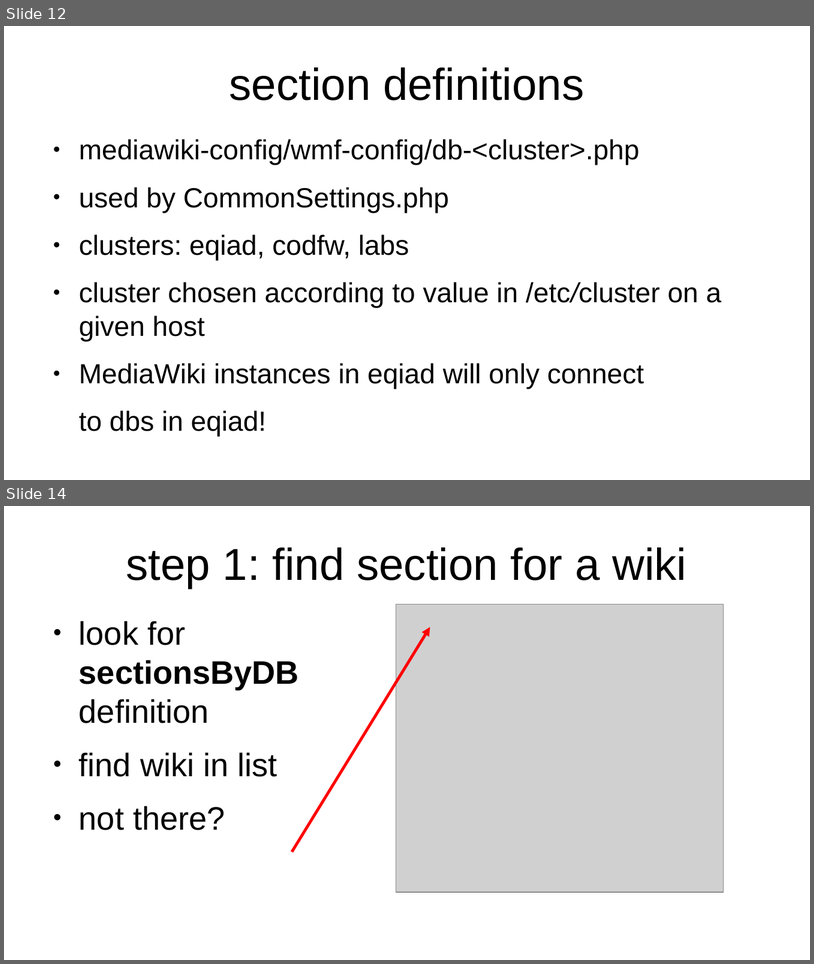
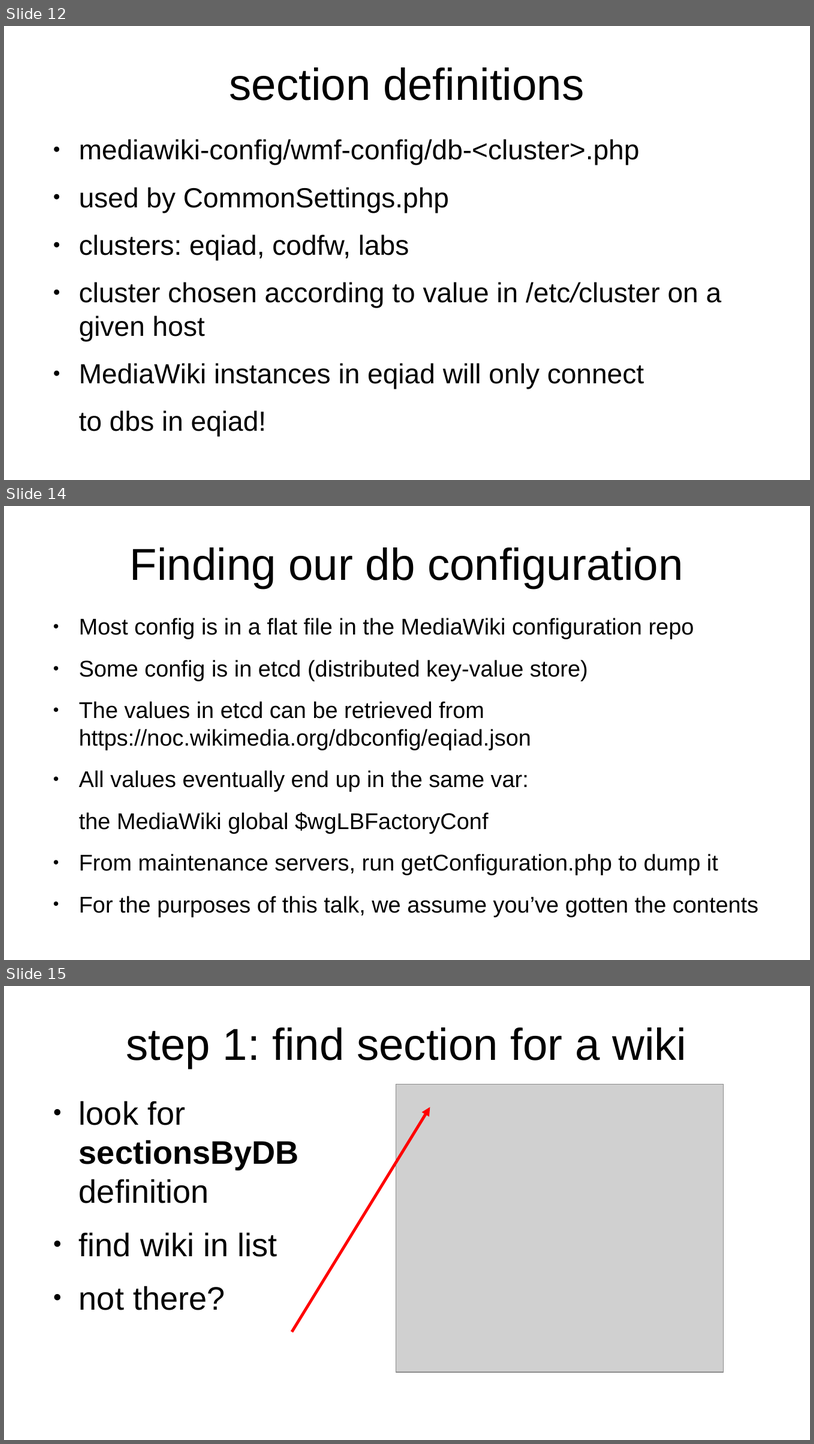
Before and after one commit to apergos/wikitalks, a slide deck: wmf-mw-db-servers.odp. Shown one above the other, each under a label of ours: slides 12 and 14 before the commit, slides 12, 14 and 15 after it; the slides between them are not shown. The pictures are 814x964 and 814x1444 pixels, drawn with LibreOffice and Linux fonts; fonts in the diff are those of the drawing; grey boxes stand for pictures. Boxes give left, top, right and bottom in pixels: in the first picture for what was removed or moved away, otherwise in the second. Text is boxed around its words. In the diff, an @@ line names an element or a change of style, - is before the commit and + after.

Commit message:
update db servers talk to reflect partial move of db config to etcd

```diff
--- a/wmf-mw-db-servers.odp
+++ b/wmf-mw-db-servers.odp
@@ slide 14 added at [4, 506, 810, 960], background #FFFFFF @@
@@ title added at [130, 547, 683, 588], 44 pt, text #000000 @@
+Finding our db configuration
@@ text added at [79, 618, 759, 916], 22.4 pt, text #000000 @@
+● Most config is in a flat file in the MediaWiki configuration repo
+● Some config is in etcd (distributed key-value store)
+● The values in etcd can be retrieved from https://noc.wikimedia.org/dbconfig/eqiad.json
+● All values eventually end up in the same var:
+the MediaWiki global $wgLBFactoryConf
+● From maintenance servers, run getConfiguration.php to dump it
+● For the purposes of this talk, we assume you’ve gotten the contents
@@ what was slide 14 is now slide 15 @@
```
Also in this commit, not shown: 4 slides changed.
